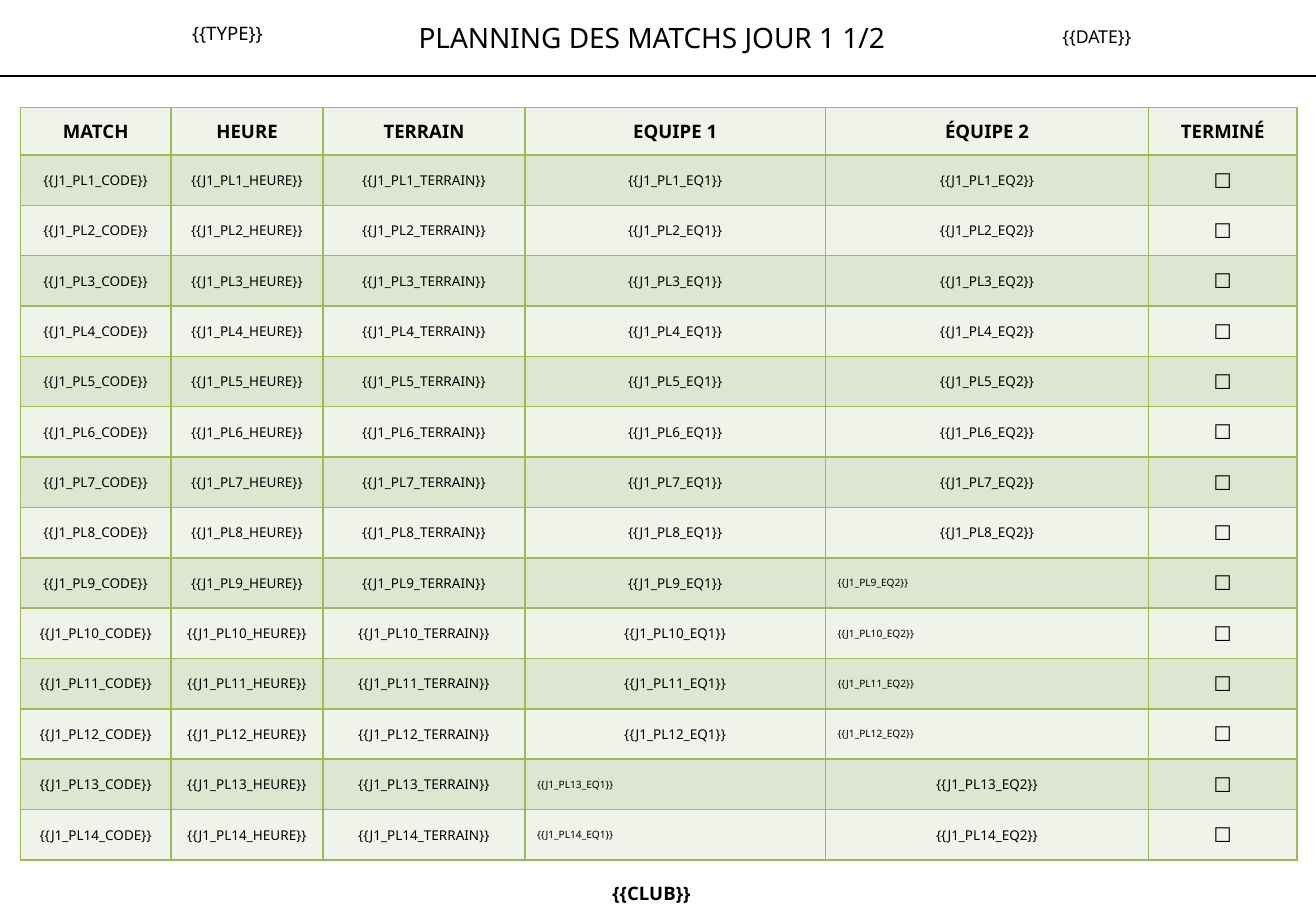
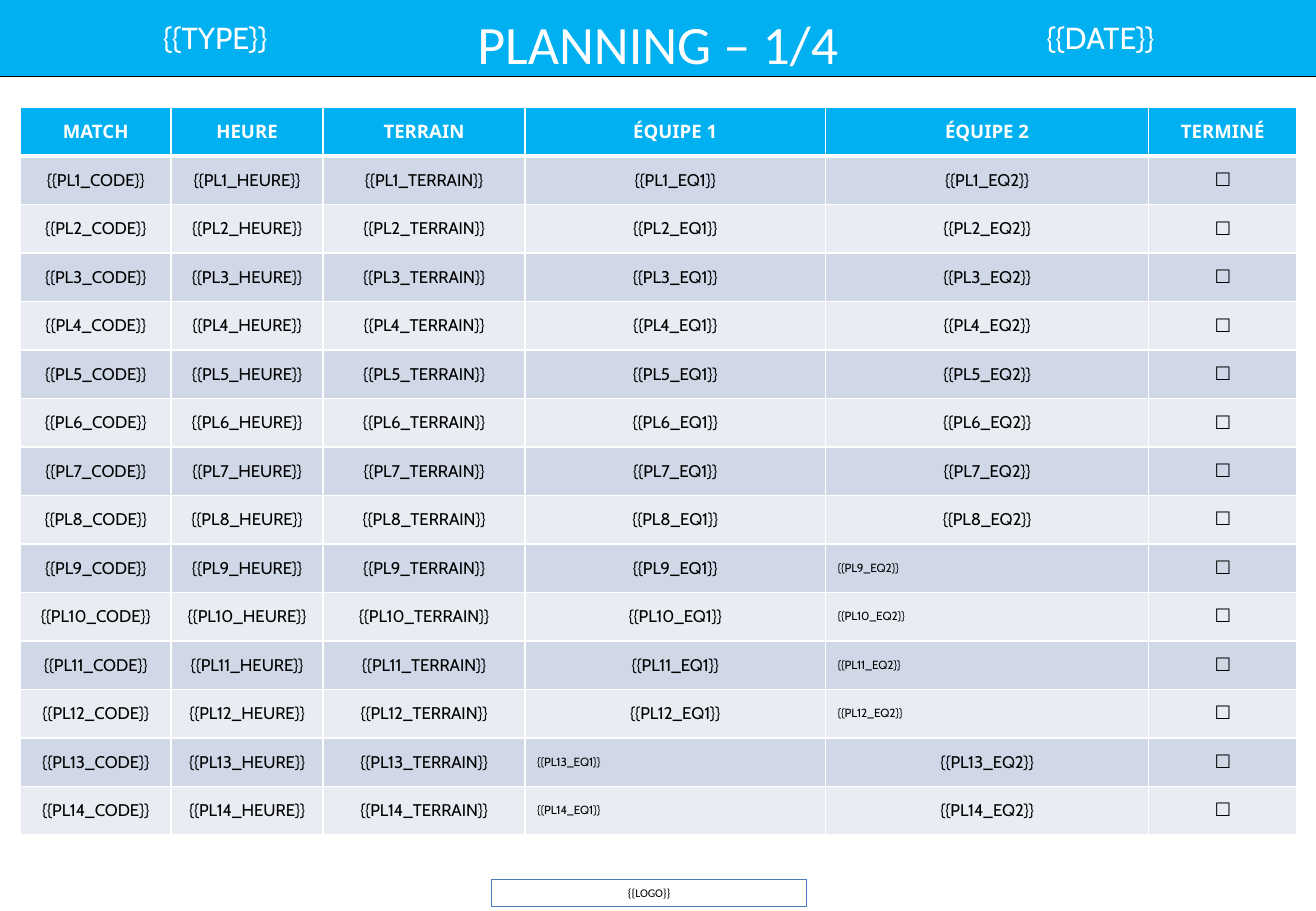
Before and after one commit to remidifranciaperso-bit/tournament-manager, a slide deck: slide 12 of templates bleus/Template_24_2J.pptx (slide 11 before the commit). Drawn at 1316x911 pixels with LibreOffice and Linux fonts; fonts in the diff are those of the drawing. Boxes give left, top, right and bottom in pixels: in the first picture for what was removed or moved away, otherwise in the second. Text is boxed around its words. In the diff, an @@ line names an element or a change of style, - is before the commit and + after.

```diff
--- a/templates bleus/Template_24_2J.pptx
+++ b/templates bleus/Template_24_2J.pptx
@@ text "{{TYPE}}" at bbox=[163, 26, 267, 53]: size 11 to 18 pt, font Noto Sans to Cabin, text colour #000000 to #FFFFFF @@
@@ rectangle added at bbox=[0, 0, 1316, 77], fill #00B0F0, outline #000000 1 pt @@
@@ text removed at bbox=[419, 27, 884, 54] @@
-PLANNING DES MATCHS JOUR 1 1/2
@@ text added at bbox=[477, 26, 839, 78], 32 pt, text #FFFFFF @@
+PLANNING – 1/4
@@ text "{{DATE}}": place and size @@
-text "{{DATE}}" at bbox=[1062, 30, 1131, 46]
+text "{{DATE}}" at bbox=[1046, 26, 1154, 53]
@@ text "{{DATE}}" at bbox=[1046, 26, 1154, 53]: size 10.5 to 18 pt, font Noto Sans to Cabin, text colour #000000 to #FFFFFF @@
@@ line removed from (0, 75) to (1316, 75) @@
@@ table at bbox=[21, 107, 1297, 835] @@
-row 1, column 4: EQUIPE 1
+row 1, column 4: ÉQUIPE 1
-row 2: {{J1_PL1_CODE}} | {{J1_PL1_HEURE}} | {{J1_PL1_TERRAIN}} | {{J1_PL1_EQ1}} | {{J1_PL1_EQ2}} | ☐
+row 2: {{PL1_CODE}} | {{PL1_HEURE}} | {{PL1_TERRAIN}} | {{PL1_EQ1}} | {{PL1_EQ2}} | ☐
-row 3: {{J1_PL2_CODE}} | {{J1_PL2_HEURE}} | {{J1_PL2_TERRAIN}} | {{J1_PL2_EQ1}} | {{J1_PL2_EQ2}} | ☐
+row 3: {{PL2_CODE}} | {{PL2_HEURE}} | {{PL2_TERRAIN}} | {{PL2_EQ1}} | {{PL2_EQ2}} | ☐
-row 4: {{J1_PL3_CODE}} | {{J1_PL3_HEURE}} | {{J1_PL3_TERRAIN}} | {{J1_PL3_EQ1}} | {{J1_PL3_EQ2}} | ☐
+row 4: {{PL3_CODE}} | {{PL3_HEURE}} | {{PL3_TERRAIN}} | {{PL3_EQ1}} | {{PL3_EQ2}} | ☐
-row 5: {{J1_PL4_CODE}} | {{J1_PL4_HEURE}} | {{J1_PL4_TERRAIN}} | {{J1_PL4_EQ1}} | {{J1_PL4_EQ2}} | ☐
+row 5: {{PL4_CODE}} | {{PL4_HEURE}} | {{PL4_TERRAIN}} | {{PL4_EQ1}} | {{PL4_EQ2}} | ☐
-row 6: {{J1_PL5_CODE}} | {{J1_PL5_HEURE}} | {{J1_PL5_TERRAIN}} | {{J1_PL5_EQ1}} | {{J1_PL5_EQ2}} | ☐
+row 6: {{PL5_CODE}} | {{PL5_HEURE}} | {{PL5_TERRAIN}} | {{PL5_EQ1}} | {{PL5_EQ2}} | ☐
-row 7: {{J1_PL6_CODE}} | {{J1_PL6_HEURE}} | {{J1_PL6_TERRAIN}} | {{J1_PL6_EQ1}} | {{J1_PL6_EQ2}} | ☐
+row 7: {{PL6_CODE}} | {{PL6_HEURE}} | {{PL6_TERRAIN}} | {{PL6_EQ1}} | {{PL6_EQ2}} | ☐
-row 8: {{J1_PL7_CODE}} | {{J1_PL7_HEURE}} | {{J1_PL7_TERRAIN}} | {{J1_PL7_EQ1}} | {{J1_PL7_EQ2}} | ☐
+row 8: {{PL7_CODE}} | {{PL7_HEURE}} | {{PL7_TERRAIN}} | {{PL7_EQ1}} | {{PL7_EQ2}} | ☐
-row 9: {{J1_PL8_CODE}} | {{J1_PL8_HEURE}} | {{J1_PL8_TERRAIN}} | {{J1_PL8_EQ1}} | {{J1_PL8_EQ2}} | ☐
+row 9: {{PL8_CODE}} | {{PL8_HEURE}} | {{PL8_TERRAIN}} | {{PL8_EQ1}} | {{PL8_EQ2}} | ☐
-row 10: {{J1_PL9_CODE}} | {{J1_PL9_HEURE}} | {{J1_PL9_TERRAIN}} | {{J1_PL9_EQ1}} | {{J1_PL9_EQ2}} | ☐
+row 10: {{PL9_CODE}} | {{PL9_HEURE}} | {{PL9_TERRAIN}} | {{PL9_EQ1}} | {{PL9_EQ2}} | ☐
-row 11: {{J1_PL10_CODE}} | {{J1_PL10_HEURE}} | {{J1_PL10_TERRAIN}} | {{J1_PL10_EQ1}} | {{J1_PL10_EQ2}} | ☐
+row 11: {{PL10_CODE}} | {{PL10_HEURE}} | {{PL10_TERRAIN}} | {{PL10_EQ1}} | {{PL10_EQ2}} | ☐
-row 12: {{J1_PL11_CODE}} | {{J1_PL11_HEURE}} | {{J1_PL11_TERRAIN}} | {{J1_PL11_EQ1}} | {{J1_PL11_EQ2}} | ☐
+row 12: {{PL11_CODE}} | {{PL11_HEURE}} | {{PL11_TERRAIN}} | {{PL11_EQ1}} | {{PL11_EQ2}} | ☐
-row 13: {{J1_PL12_CODE}} | {{J1_PL12_HEURE}} | {{J1_PL12_TERRAIN}} | {{J1_PL12_EQ1}} | {{J1_PL12_EQ2}} | ☐
+row 13: {{PL12_CODE}} | {{PL12_HEURE}} | {{PL12_TERRAIN}} | {{PL12_EQ1}} | {{PL12_EQ2}} | ☐
-row 14: {{J1_PL13_CODE}} | {{J1_PL13_HEURE}} | {{J1_PL13_TERRAIN}} | {{J1_PL13_EQ1}} | {{J1_PL13_EQ2}} | ☐
+row 14: {{PL13_CODE}} | {{PL13_HEURE}} | {{PL13_TERRAIN}} | {{PL13_EQ1}} | {{PL13_EQ2}} | ☐
-row 15: {{J1_PL14_CODE}} | {{J1_PL14_HEURE}} | {{J1_PL14_TERRAIN}} | {{J1_PL14_EQ1}} | {{J1_PL14_EQ2}} | ☐
+row 15: {{PL14_CODE}} | {{PL14_HEURE}} | {{PL14_TERRAIN}} | {{PL14_EQ1}} | {{PL14_EQ2}} | ☐
@@ fill #EFF3EA to #00B0F0 in row 1 @@
@@ fill #DEE7D1 to #D0D8E8 in 42 cells @@
@@ fill #EFF3EA to #E9EDF4 in 42 cells @@
@@ text colour #000000 to #FFFFFF in "MATCH", "HEURE", "TERRAIN", "ÉQUIPE 2" and 1 more places @@
@@ size 12 to 11 pt, font Noto Sans to Calibri in "☐", "☐", "☐", "☐" and 10 more places @@
@@ borders changed @@
@@ rectangle added at bbox=[492, 880, 808, 906], outline #4B7EBC 0 pt, 7 pt, text #000000 @@
+{{LOGO}}
@@ text removed at bbox=[612, 886, 690, 903] @@
-{{CLUB}}
```
Also in this commit, not shown: 14 other slides changed, 2 slides added, 1 slide removed, 8 other files.
